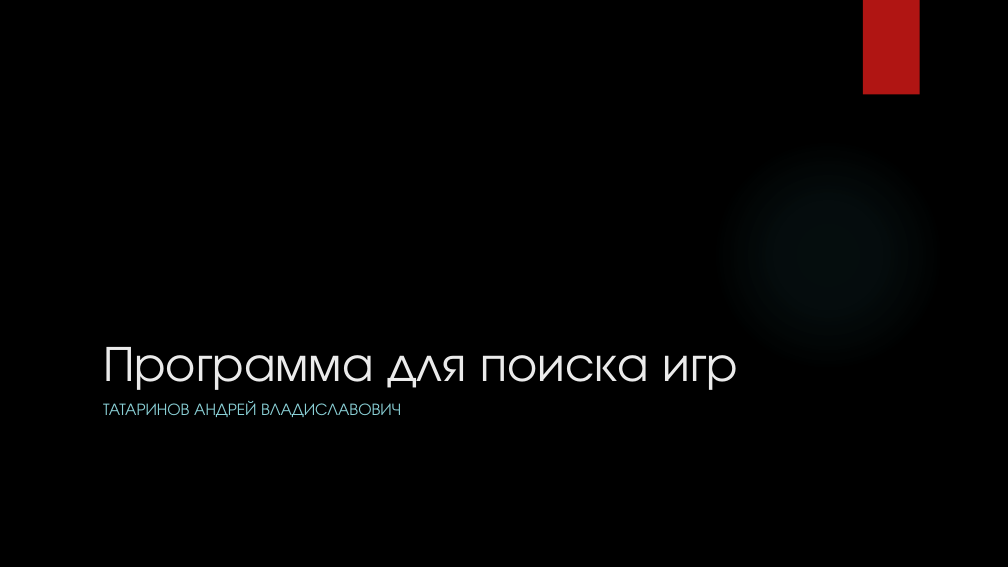
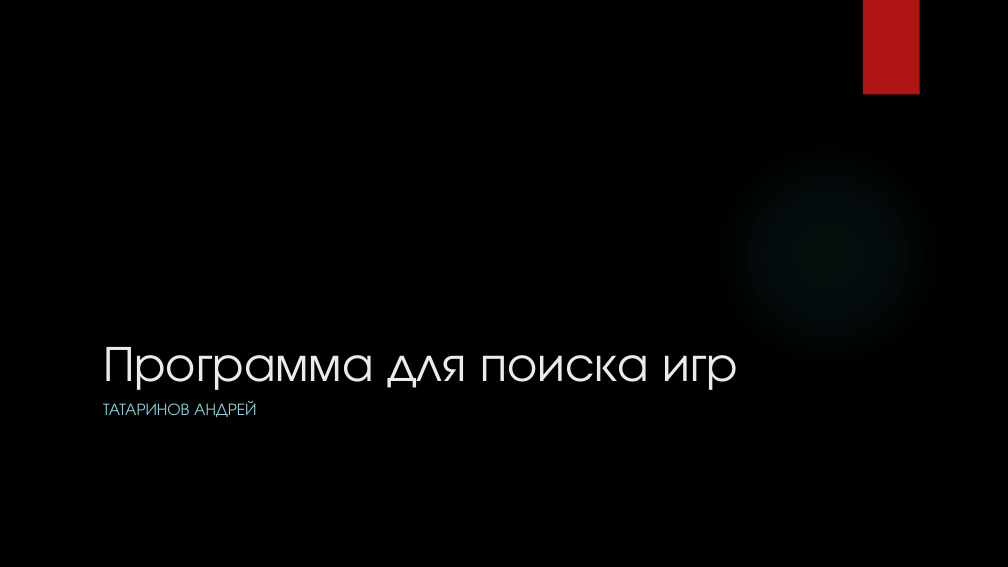
Before and after one commit to Raxun/git_project1, a slide deck: slide 1 of Презентация приложения.pptx. Drawn at 1008x567 pixels with LibreOffice and Linux fonts; fonts in the diff are those of the drawing; background and template pictures are left out. Boxes give left, top, right and bottom in pixels: in the first picture for what was removed or moved away, otherwise in the second. Text is boxed around its words. In the diff, an @@ line names an element or a change of style, - is before the commit and + after.

```diff
--- a/Презентация приложения.pptx
+++ b/Презентация приложения.pptx
@@ subtitle at box(103, 401, 256, 417): text changed @@
-ТАТАРИНОВ АНДРЕЙ ВЛАДИСЛАВОВИЧ
+ТАТАРИНОВ АНДРЕЙ
```
Also in this commit, not shown: 1 other file.
